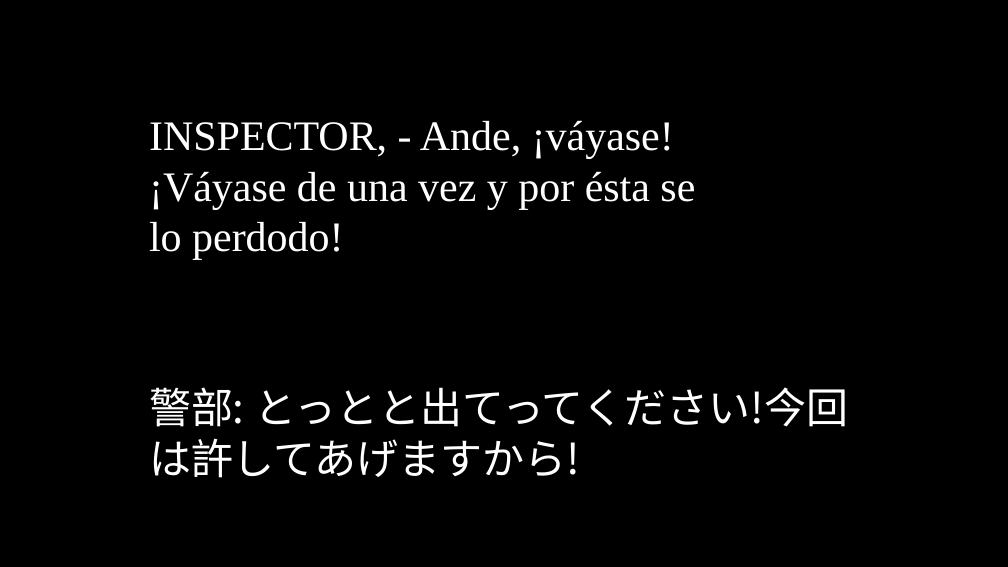
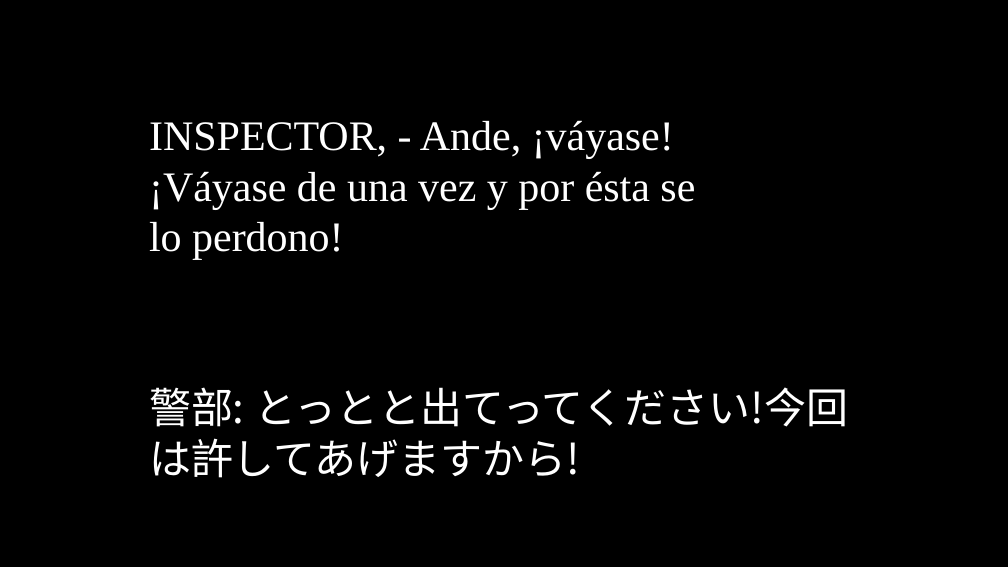
Before and after one commit to oulcggc/lang-drama-caption, a slide deck: slide 55 of complete-cap.pptx. Drawn at 1008x567 pixels with LibreOffice and Linux fonts; fonts in the diff are those of the drawing. Boxes give left, top, right and bottom in pixels: in the first picture for what was removed or moved away, otherwise in the second. Text is boxed around its words. In the diff, an @@ line names an element or a change of style, - is before the commit and + after.

```diff
--- a/complete-cap.pptx
+++ b/complete-cap.pptx
@@ text at (x1=149, y1=120, x2=695, y2=259): text changed @@
-INSPECTOR, - Ande, ¡váyase! ¡Váyase de una vez y por ésta se lo perdodo!
+INSPECTOR, - Ande, ¡váyase! ¡Váyase de una vez y por ésta se lo perdono!
```
Also in this commit, not shown: 10 other slides changed.
